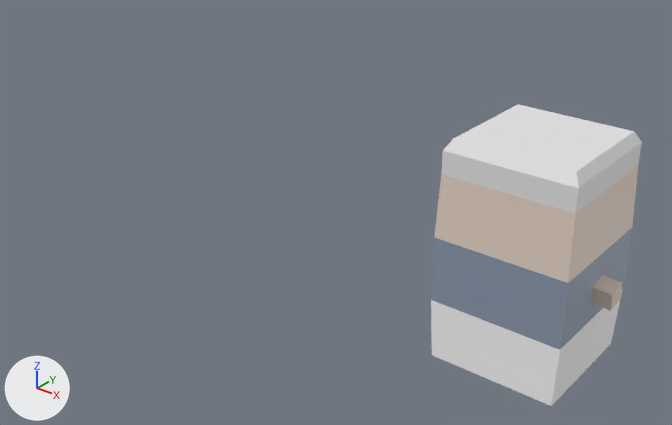
Before and after pictures for a commit that changed the glTF model app/static/models/presia/riflemen/presiaRiflemen.gltf.
Camera for both pictures: a 50 mm lens placed at (5.26, -11.15, 8.28), pointed at (-3.25, -0.51, 1.68). Every picture has the same lights, and +X, +Y and +Z are marked at lower left. The first picture is the older version. Where no turn or scale is listed for an object, it has been applied to the vertices.
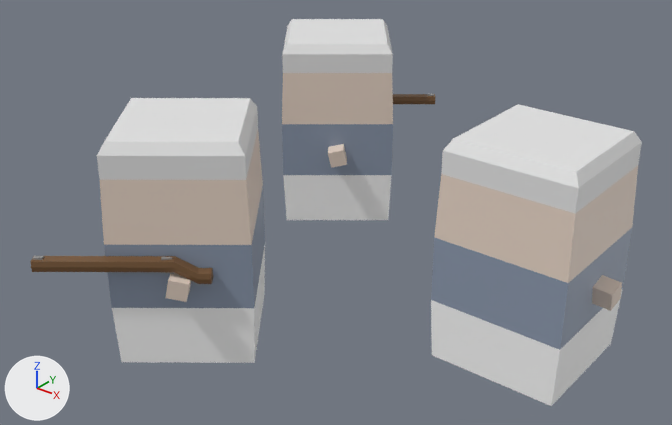
The newer file is also turned or shifted as a whole; pictures and numbers use the older file's frame.

Boxes [x1, y1, x2, y2] around the edits, measured in the pictures (672 x 425 px):
'Cube.014', added
    after: [100, 131, 265, 363]
    faces in mat_material_009 (pale yellow #e7d5c6): [100, 131, 263, 245]
    faces in mat_material_020 (white #ffffff): [112, 245, 265, 363]
    faces in mat_material_021 (greyish blue #8d9aae): [104, 187, 265, 308]
'Cube.009', added
    after: [282, 73, 393, 220]
    faces in mat_material_002 (pale yellow #e7d5c6): [282, 73, 393, 124]
    faces in mat_material_007 (greyish blue #8d9aae): [282, 124, 393, 175]
    faces in mat_material_006 (white #ffffff): [283, 175, 392, 220]
'Cube.013', added
    after: [97, 98, 258, 180]
'Cube.008', added
    after: [282, 19, 393, 73]
'Cube.012', added
    after: [30, 256, 213, 284]
    faces in mat_material_017 (brown #765534): [30, 256, 213, 284]
'Cube.011', added (pale yellow)
    after: [165, 273, 191, 302]
'Cube.007', added
    after: [393, 94, 435, 104]
    faces in mat_material_003 (brown #765534): [393, 94, 435, 104]
'Cube.005', added
    after: [328, 144, 347, 168]

The change, as a diff of the scene's bpy script:
```diff
--- a/app/static/models/presia/riflemen/presiaRiflemen.gltf.py
+++ b/app/static/models/presia/riflemen/presiaRiflemen.gltf.py
@@ me_cube_007 @@
+me_cube_007.from_pydata([(0.178, -0.042, -0.185), (0.236, -0.015, 0.108), (-0.054, -0.223, -0.122), (0.004, -0.196, 0.171), (-0.004, 0.196, -0.171), (0.054, 0.223, 0.122), (-0.236, 0.015, -0.108), (-0.178, 0.042, 0.185)], [], [(0, 1, 3), (0, 3, 2), (2, 3, 7), (2, 7, 6), (6, 7, 5), (6, 5, 4), (4, 5, 1), (4, 1, 0), (2, 6, 4), (2, 4, 0), (7, 3, 1), (7, 1, 5)])
+me_cube_007.materials.append(mat_material_009)  # pale yellow #e7d5c6
@@ me_cube_001 @@
+me_cube_001.from_pydata([(-0.188, 0.054, -0.171), (-0.229, 0.005, 0.122), (0.046, 0.232, -0.108), (0.005, 0.182, 0.185), (-0.005, -0.182, -0.185), (-0.046, -0.232, 0.108), (0.229, -0.005, -0.122), (0.188, -0.054, 0.171)], [], [(0, 1, 3), (0, 3, 2), (2, 3, 7), (2, 7, 6), (6, 7, 5), (6, 5, 4), (4, 5, 1), (4, 1, 0), (2, 6, 4), (2, 4, 0), (7, 3, 1), (7, 1, 5)])
+me_cube_001.materials.append(mat_material_001)  # pale yellow #e7d5c6
@@ ob_cube_014 @@
+ob_cube_014 = bpy.data.objects.new('Cube.014', me_cube_012)  # 16 vertices, 28 faces; spans x -1.46..1.46, y -1.46..1.46, z -1.5..1.5; in mat_material_009 (pale yellow #e7d5c6), mat_material_020 (white #ffffff), mat_material_021 (greyish blue #8d9aae)
+ob_cube_014.location = (-4.37, -2.66, 1.64)
@@ ob_cube_013 @@
+ob_cube_013 = bpy.data.objects.new('Cube.013', me_cube_009)  # 12 vertices, 20 faces; spans x -1.4..1.4, y -1.4..1.4, z -0.3..0.3
+ob_cube_013.location = (-4.37, -2.66, 3.35)
@@ ob_cube_012 @@
+ob_cube_012 = bpy.data.objects.new('Cube.012', me_cube_008)  # 60 vertices, 116 faces; spans x -0.84..1.25, y -0.7..1.01, z -0.27..0.11; in mat_material_017 (brown #765534), mat_material_018 (black #000000), mat_material_019 (grey #919191)
+ob_cube_012.location = (-4.48, -4.21, 1.9)
@@ ob_cube_011 @@
+ob_cube_011 = bpy.data.objects.new('Cube.011', me_cube_007)
+ob_cube_011.location = (-3.64, -3.59, 1.58)
@@ ob_cube_009 @@
+ob_cube_009 = bpy.data.objects.new('Cube.009', me_cube_005)  # 16 vertices, 28 faces; spans x -1.46..1.46, y -1.46..1.46, z -1.5..1.5; in mat_material_002 (pale yellow #e7d5c6), mat_material_006 (white #ffffff), mat_material_007 (greyish blue #8d9aae)
+ob_cube_009.location = (-5.63, 2.51, 1.64)
@@ ob_cube_008 @@
+ob_cube_008 = bpy.data.objects.new('Cube.008', me_cube_004)  # 12 vertices, 20 faces; spans x -1.41..1.41, y -1.41..1.41, z -0.3..0.3
+ob_cube_008.location = (-5.63, 2.51, 3.35)
@@ ob_cube_007 @@
+ob_cube_007 = bpy.data.objects.new('Cube.007', me_cube_003)  # 60 vertices, 116 faces; spans x -1.24..0.84, y -1.02..0.7, z -0.27..0.11; in mat_material_003 (brown #765534), mat_material_004 (black #000000), mat_material_005 (grey #919191)
+ob_cube_007.location = (-5.53, 4.05, 1.9)
@@ ob_cube_005 @@
+ob_cube_005 = bpy.data.objects.new('Cube.005', me_cube_001)
+ob_cube_005.location = (-4.9, 1.59, 1.58)
```
